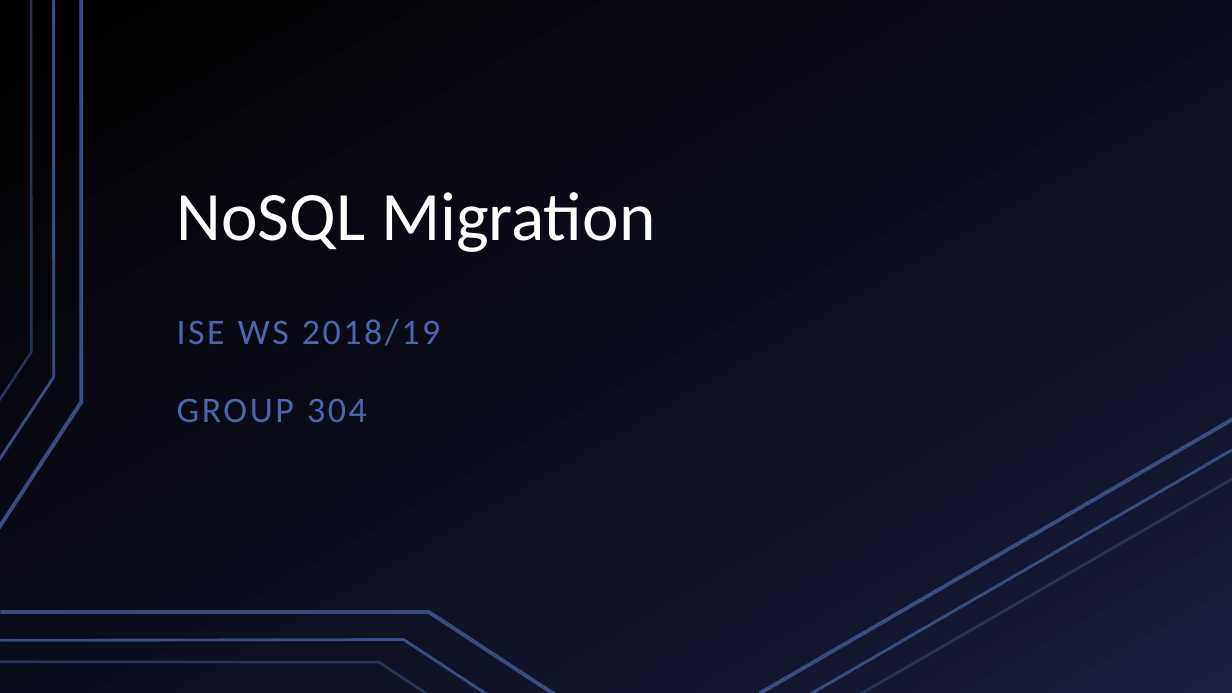
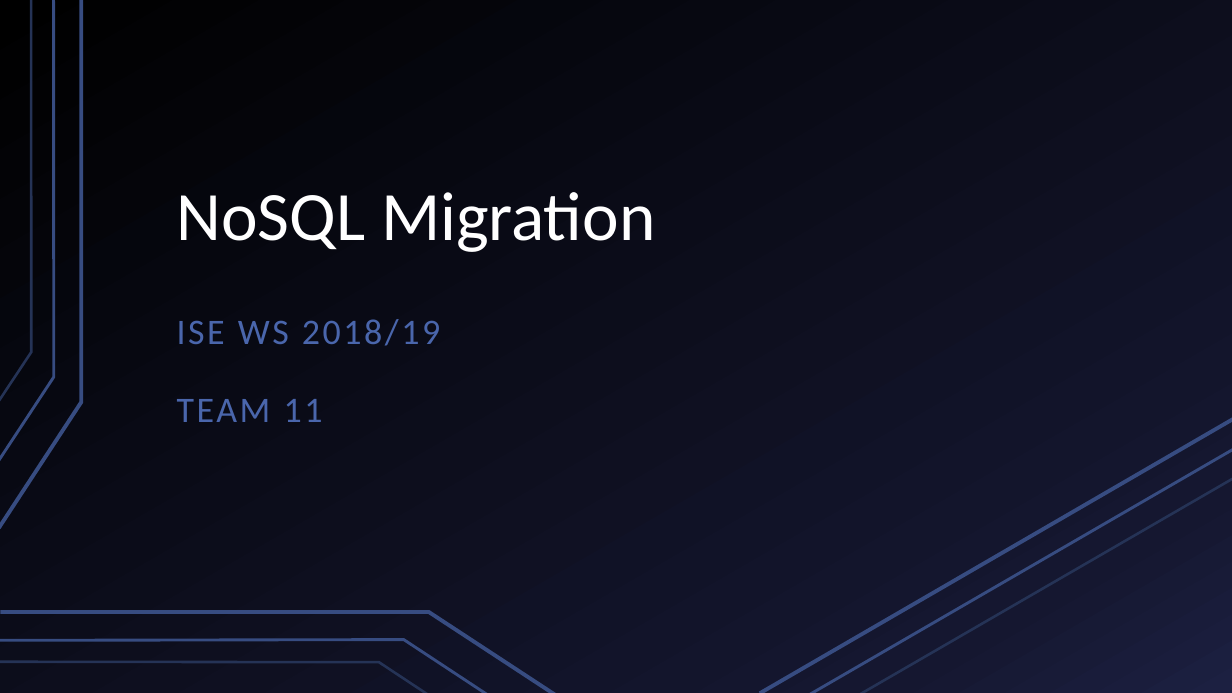
Before and after one commit to utzn42/Cinebase-IMSE-WS2018-, a slide deck: slide 1 of praesi.pptx. Drawn at 1232x693 pixels with LibreOffice and Linux fonts; fonts in the diff are those of the drawing. Boxes give left, top, right and bottom in pixels: in the first picture for what was removed or moved away, otherwise in the second. Text is boxed around its words. In the diff, an @@ line names an element or a change of style, - is before the commit and + after.

```diff
--- a/praesi.pptx
+++ b/praesi.pptx
@@ subtitle at box(177, 399, 323, 422): text changed @@
-GROUP 304
+TEAM 11
```
Also in this commit, not shown: 2 other files.
